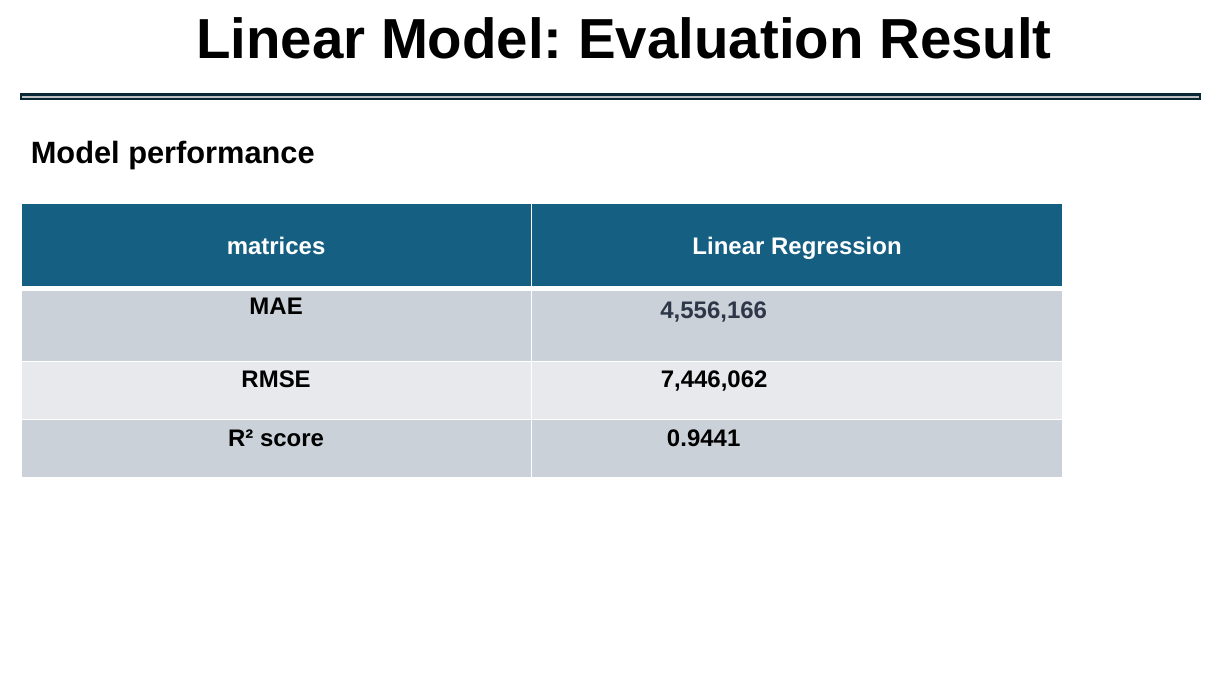
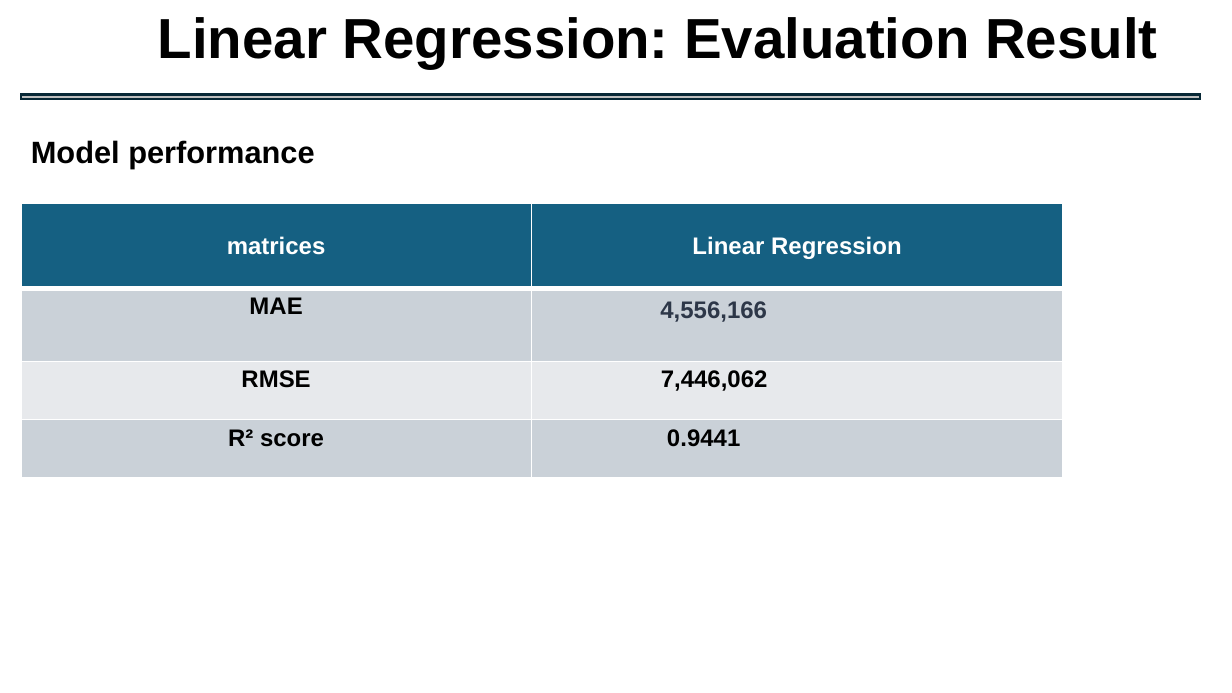
Before and after one commit to Goutam363/painting-cost-prediction, a slide deck: slide 10 of ML_Project_9_Group_3_Presentation.pptx. Drawn at 1232x693 pixels with LibreOffice and Linux fonts; fonts in the diff are those of the drawing. Boxes give left, top, right and bottom in pixels: in the first picture for what was removed or moved away, otherwise in the second. Text is boxed around its words. In the diff, an @@ line names an element or a change of style, - is before the commit and + after.

Commit message:
aligned text in the presentation

```diff
--- a/ML_Project_9_Group_3_Presentation.pptx
+++ b/ML_Project_9_Group_3_Presentation.pptx
@@ title at [158, 17, 1157, 69]: text changed @@
-Linear Model: Evaluation Result
+Linear Regression: Evaluation Result
```
Also in this commit, not shown: 7 other slides changed.
